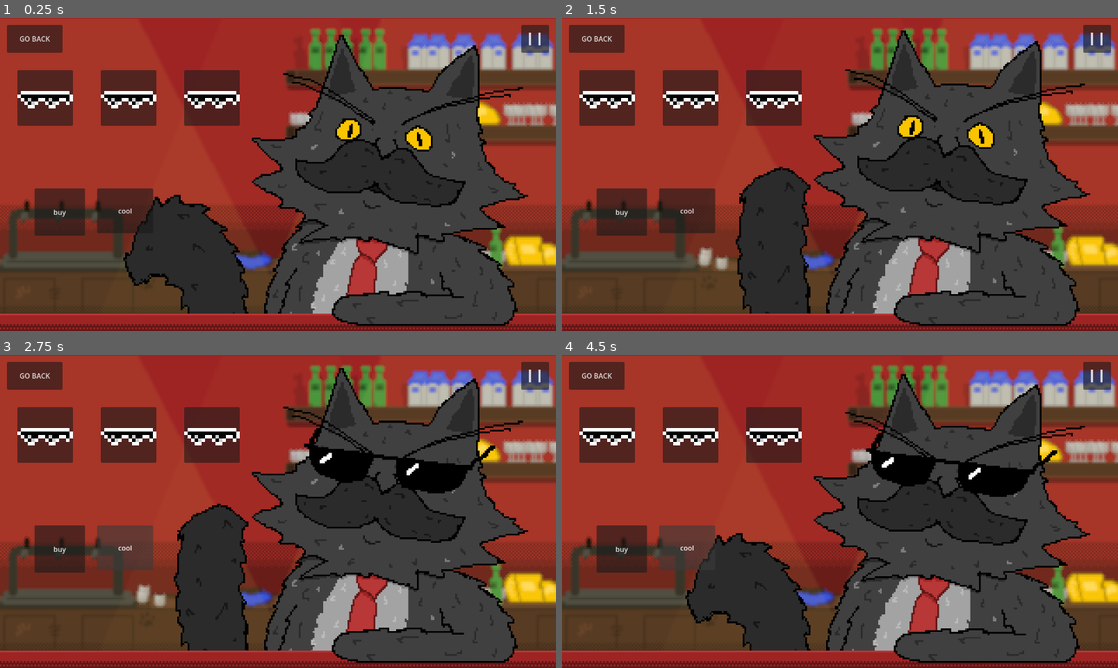
Above: before the commit, frames 1-4 (two rows, left to right).
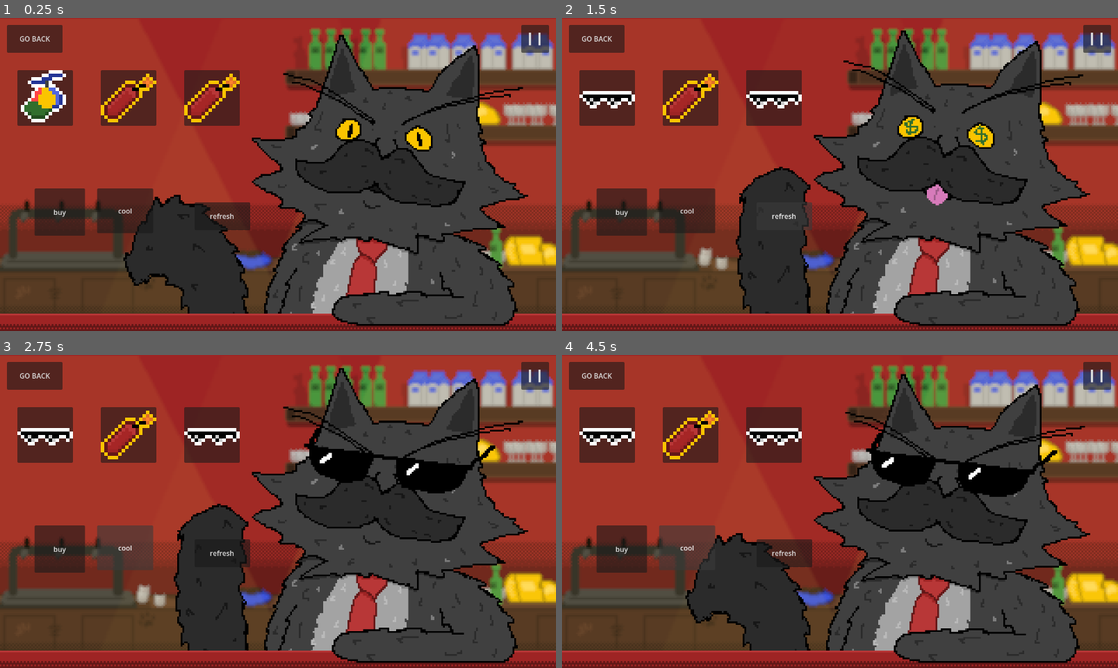
Above: after the commit, the same moments.

Repository: DuneRanger/Very-Serious-GameJam-2026
Game: Godot game, scene res://scenes/game/shop_scene/shop_scene.tscn
The game is run twice, just before and just after one commit, with the same random seed, the same clock (stepped at 60 frames per second) and the same inputs. This scene is started directly instead of the project's main scene. Sound files missing from this copy of the repository are replaced by a short silence.
Inputs (mouse positions are in pixels of both pictures, inside the frame that each line leads up to):
- Up to frame 1 (0.25 s): no input
- Up to frame 2 (1.5 s): click (606, 99) at 0.52 s; click (784, 215) at 1.25 s, where only the run after the commit has a clickable "refresh"
- Up to frame 3 (2.75 s): click "cool" at 2 s
- Up to frame 4 (4.5 s): click "buy" at 2.75 s; click "I I" at 3.5 s; click "cool" at 4.25 s

The runs differ from the first frame. In frame 1, 3.1% of the frame differs, in the area x 3-45%, y 16-68%; in frame 2, 2.2%; in frame 3, 0.9%; in frame 4, 1.4%.

Commit message:
added a refresh shop function

Diff:
--- a/scenes/game/game_manager/game_manager.gd
+++ b/scenes/game/game_manager/game_manager.gd
@@ -39,22 +39,24 @@
 const base_cell_weight : float = 1.0
 
 func modify_boost_count (amount : int):
-	print("modifiing", boost_count, amount)
+	#print("modifiing", boost_count, amount)
 	boost_count = amount
+	#if current_showed_scene == GameEnums.switching_scenes.GAME_SCENE:
 	signal_boost_count_change.emit()
 
 func modify_boost_left (amount : int):
-	print("modifiing", boosts_left, amount)
+	#print("modifiing", boosts_left, amount)
 	boosts_left = amount
+	#if current_showed_scene == GameEnums.switching_scenes.GAME_SCENE:
 	signal_boosts_left_change.emit()
 
 func modify_spin_count (amount : int):
-	print("modifiing", spin_count, amount)
+	#print("modifiing", spin_count, amount)
 	spin_count = amount
 	signal_spin_count_change.emit()
 
 func modify_spins_left (amount : int):
-	print("modifiing", spins_left, amount)
+	#print("modifiing", spins_left, amount)
 	spins_left = amount
 	signal_spins_left_change.emit()
 
--- a/scenes/game/shop_scene/offered_item.gd
+++ b/scenes/game/shop_scene/offered_item.gd
@@ -2,6 +2,7 @@
 
 class_name offered_item
 
+var is_item_bought
 var shop_id
 
 func set_icon(new_image_path : String) -> void:
@@ -9,9 +10,16 @@
 	var new_image = load(new_image_path)
 	print("Some bullshit: ", new_image)
 	$Image.texture = new_image
+	is_item_bought = false
 
 func set_id(new_id : int):
 	shop_id = new_id
 
 func _on_button_button_down() -> void:
-	GameManagerGlobal.signal_buy_item.emit(shop_id)
+	if is_item_bought == false:
+		GameManagerGlobal.signal_buy_item.emit(shop_id)
+
+func remove_offer() -> void:
+	$Image.visible = false
+	is_item_bought = true
+	$Button.disabled = true
--- a/scenes/game/shop_scene/shop_scene.gd
+++ b/scenes/game/shop_scene/shop_scene.gd
@@ -3,49 +3,71 @@
 const offered_items_count : int = 3
 var offered_items : Array
 var offered_items_scene_instances : Array
+var offered_items_scenes : Array
 
 @export var offered_item_scene : PackedScene
 
-var all_offered_items : Array[String] = [
+var all_common_offered_items : Array[String] = [
 	"res://scenes/game/shop_scene/items/propeller_hat.gd",
 	"res://scenes/game/shop_scene/items/sunglasses.gd"
 ]
 
+var all_rare_offered_items : Array[String] = [
+	"res://scenes/game/shop_scene/items/dynamite.gd"
+]
+
 func _ready() -> void:
-	generate_items()
-	offer_items()
+	refresh_shop()
 	GameManagerGlobal.signal_buy_item.connect(_on_buy_item)
 
-func generate_items() -> void:
-	print("Generating")
-	for old_item in offered_items_scene_instances:
-		print("Removing")
+func refresh_shop() -> void:
+	delete_old_items()
+	generate_new_items()
+	offer_items()
+
+func generate_item() -> ShopItem:
+	var random_roll = randf()
+	var item_selection = all_rare_offered_items if (random_roll < 0.3) else all_common_offered_items
+	var new_item_class_path = item_selection.pick_random()
+	var new_item_class = load(new_item_class_path)
+	var new_item = new_item_class.new()
+	return new_item
+
+func delete_old_items() -> void:
+	for old_item in offered_items_scenes:
 		$OfferedItemsHBox.remove_child(old_item)
+	offered_items.clear()
+	offered_items_scenes.clear()
 
-	offered_items_scene_instances.clear()
-	offered_items.clear()
+func generate_new_items() -> void:
+	print("Generating new items")
 	for i in range(offered_items_count):
-		print("Making new items!")
-		var new_item_class_path = all_offered_items.pick_random()
-		var new_item_class = load(new_item_class_path)
-		var new_item = new_item_class.new()
-		print(new_item.get_name())
+		var new_item = generate_item()
 		offered_items.push_back(new_item)
+		$OfferedItemsHBox.add_child(new_item)
 
 func offer_items() -> void:
 	for i in offered_items_count:
 		var item = offered_items[i]
-		print("Making visual on item: ", item.get_name())
+		#print("Making visual on item: ", item.get_name())
 		var new_offered_item = offered_item_scene.instantiate()
 		new_offered_item.set_id(i)
-		print("Visual: ", new_offered_item)
+		#print("Visual: ", new_offered_item)
 		new_offered_item.set_icon(item.get_image_path())
-		print("After icon: ", new_offered_item)
+		#print("After icon: ", new_offered_item)
 		$OfferedItemsHBox.add_child(new_offered_item)
+		offered_items_scenes.push_back(new_offered_item)
 	pass
 
 func _on_buy_item(item_id : int):
-	print("Bought item: ", item_id)
+	#print("Bought item: ", item_id)
 	var item = offered_items[item_id]
-	print("Item: ", item)
+	#print("Item: ", item)
 	item.apply_effect()
+	offered_items_scenes[item_id].remove_offer()
+	$MrCat.play_money_anim()
+
+
+
+func _on_fucking_awesome_refresh_button_button_down() -> void:
+	refresh_shop()
--- a/scenes/game/shop_scene/shop_scene.tscn
+++ b/scenes/game/shop_scene/shop_scene.tscn
@@ -54,4 +54,12 @@
 offset_bottom = -104.0
 theme_override_constants/separation = 64
 
+[node name="FuckingAwesomeRefreshButton" type="Button" parent="." unique_id=1644342408]
+offset_left = -192.0
+offset_top = 64.0
+offset_right = -64.0
+offset_bottom = 128.0
+text = "refresh"
+
 [connection signal="button_down" from="GameButton" to="MrCat" method="_on_game_button_button_down"]
+[connection signal="button_down" from="FuckingAwesomeRefreshButton" to="." method="_on_fucking_awesome_refresh_button_button_down"]
--- a/scenes/main.gd
+++ b/scenes/main.gd
@@ -3,6 +3,8 @@
 @export var main_menu_scene_preloaded : PackedScene
 @export var game_scene_preloaded : PackedScene
 @export var shop_scene_preloaded : PackedScene
+
+var game_started : bool
 
 var scenes = {}
 
@@ -26,19 +28,24 @@
 	current_scene = main_menu_scene
 	GameManagerGlobal.signal_switch_scene.connect(scene_switch)
 
-func get_main_menu_scene():
-	if main_menu_scene == null:
-		main_menu_scene = main_menu_scene_preloaded.instantiate()
-		saved_game = main_menu_scene
+func new_game():
+	game_started = true
+	game_scene = game_scene_preloaded.instantiate()
+	shop_scene = shop_scene_preloaded.instantiate()
 
-func get_game_scene():
-	if game_scene == null:
-		game_scene = game_scene_preloaded.instantiate()
-		saved_game = game_scene
-
-func get_shop_scene():
-	if shop_scene == null:
-		shop_scene = shop_scene_preloaded.instantiate()
+#func get_main_menu_scene():
+	#if main_menu_scene == null:
+		#main_menu_scene = main_menu_scene_preloaded.instantiate()
+		#saved_game = main_menu_scene
+#
+#func get_game_scene():
+	#if game_scene == null:
+		#game_scene = game_scene_preloaded.instantiate()
+		#saved_game = game_scene
+#
+#func get_shop_scene():
+	#if shop_scene == null:
+		#shop_scene = shop_scene_preloaded.instantiate()
 
 func unparent_current_scene():
 	if current_scene != null:
@@ -52,12 +59,12 @@
 
 func scene_switch(new_scene : GameEnums.switching_scenes):
 	GameManagerGlobal.current_showed_scene = new_scene
+	if !game_started:
+		new_game()
 	match new_scene:
 		GameEnums.switching_scenes.GAME_SCENE:
-			get_game_scene()
 			reparent_scenes(game_scene)
 		GameEnums.switching_scenes.SHOP_SCENE:
-			get_shop_scene()
 			reparent_scenes(shop_scene)
 		GameEnums.switching_scenes.MAIN_MENU_SCENE:
 			reparent_scenes(main_menu_scene)
